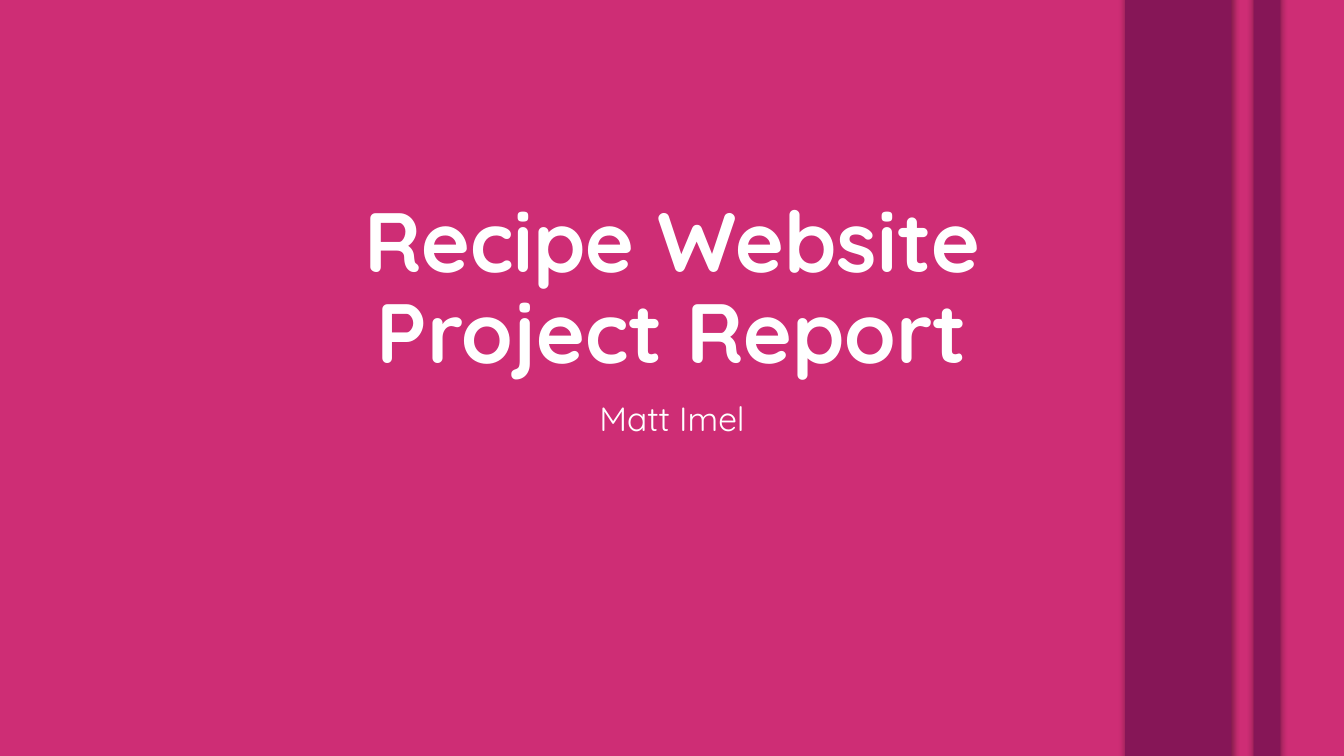
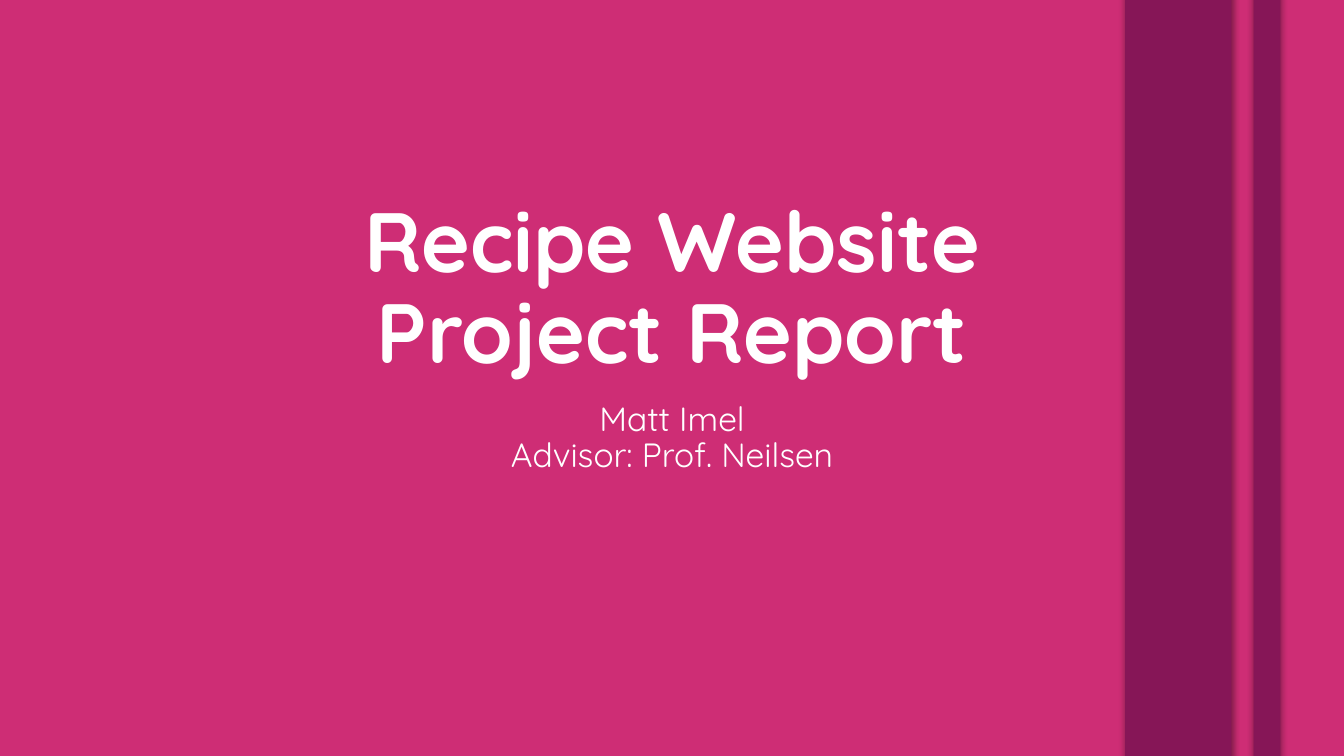
Before and after one commit to Mimel/KState-CIS598-FinalProject, a slide deck: slide 1 of SecondPresentation.pptx. Drawn at 1344x756 pixels with LibreOffice and Linux fonts; fonts in the diff are those of the drawing. Boxes give left, top, right and bottom in pixels: in the first picture for what was removed or moved away, otherwise in the second. Text is boxed around its words. In the diff, an @@ line names an element or a change of style, - is before the commit and + after.

```diff
--- a/SecondPresentation.pptx
+++ b/SecondPresentation.pptx
@@ subtitle at [511,406,833,468]: text changed @@
-Matt Imel
+Matt Imel
+Advisor: Prof. Neilsen
```
Also in this commit, not shown: 2 other slides changed, 1 slide added, 16 other files.
